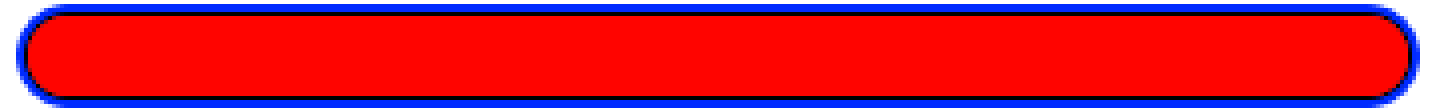
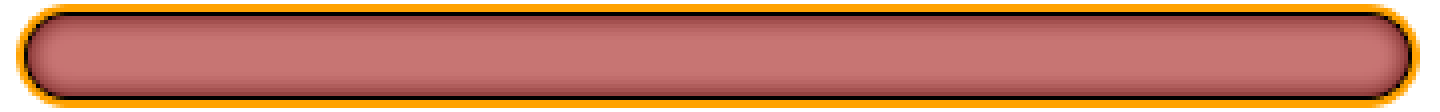
Revision of a layered w=1440, h=112 image; what changed, layer by layer:
hid "Layer 2" over [28, 16, 1408, 96]
added layer "Layer 2 copy" (33%) above "Background copy 2" over [28, 16, 1408, 96]
hid "Layer 3" over [24, 12, 1412, 100]
showed "Layer 4" over [24, 12, 1412, 100]
